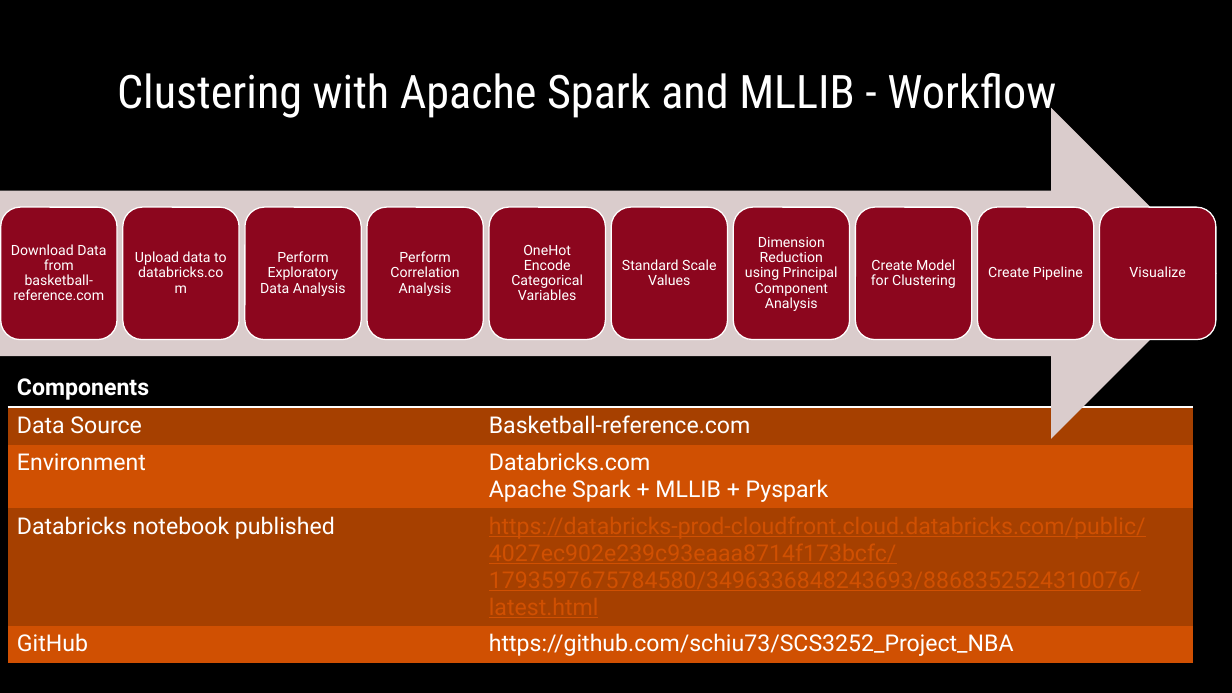
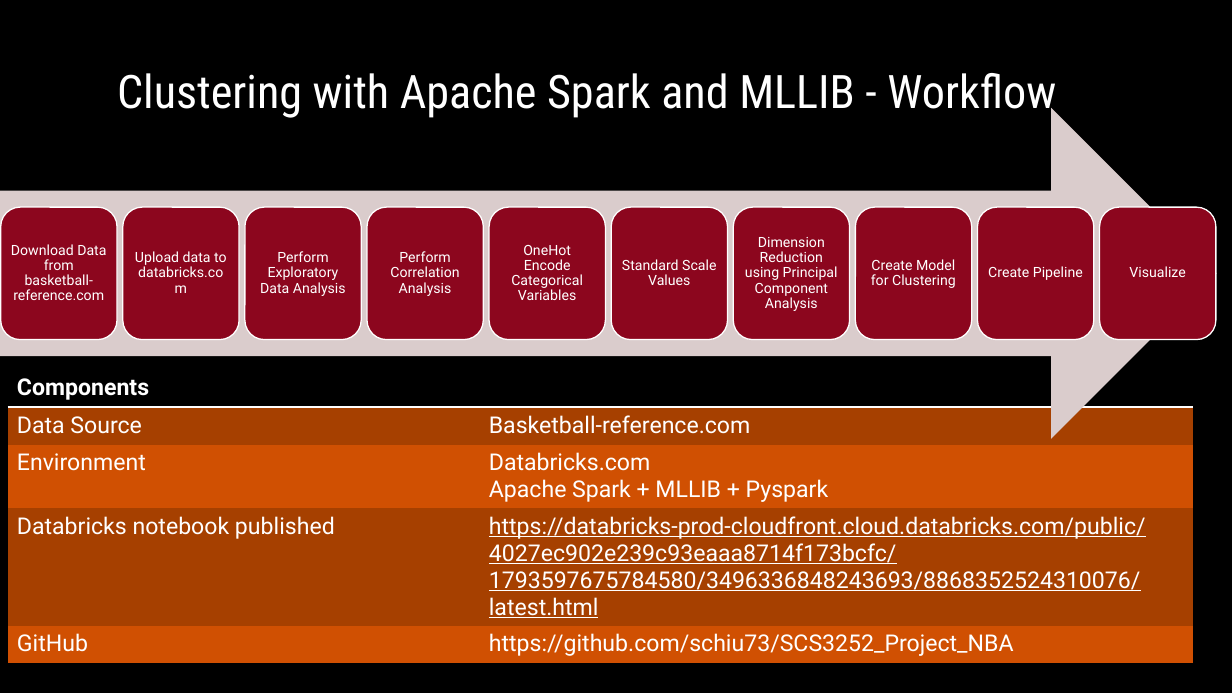
Before and after one commit to schiu73/SCS3252_Project_NBA, a slide deck: slide 3 of SCS_3252_010_Steven_Chiu_Project.pptx. Drawn at 1232x693 pixels with LibreOffice and Linux fonts; fonts in the diff are those of the drawing; background and template pictures are left out. Boxes give left, top, right and bottom in pixels: in the first picture for what was removed or moved away, otherwise in the second. Text is boxed around its words. In the diff, an @@ line names an element or a change of style, - is before the commit and + after.

```diff
--- a/SCS_3252_010_Steven_Chiu_Project.pptx
+++ b/SCS_3252_010_Steven_Chiu_Project.pptx
@@ table at (x1=7, y1=370, x2=1194, y2=667) @@
@@ text colour #D05002 to #FFFFFF in "https://databricks-prod-cloudfront.cloud.databricks.com/publ ..." @@
```
Also in this commit, not shown: 1 other file.
